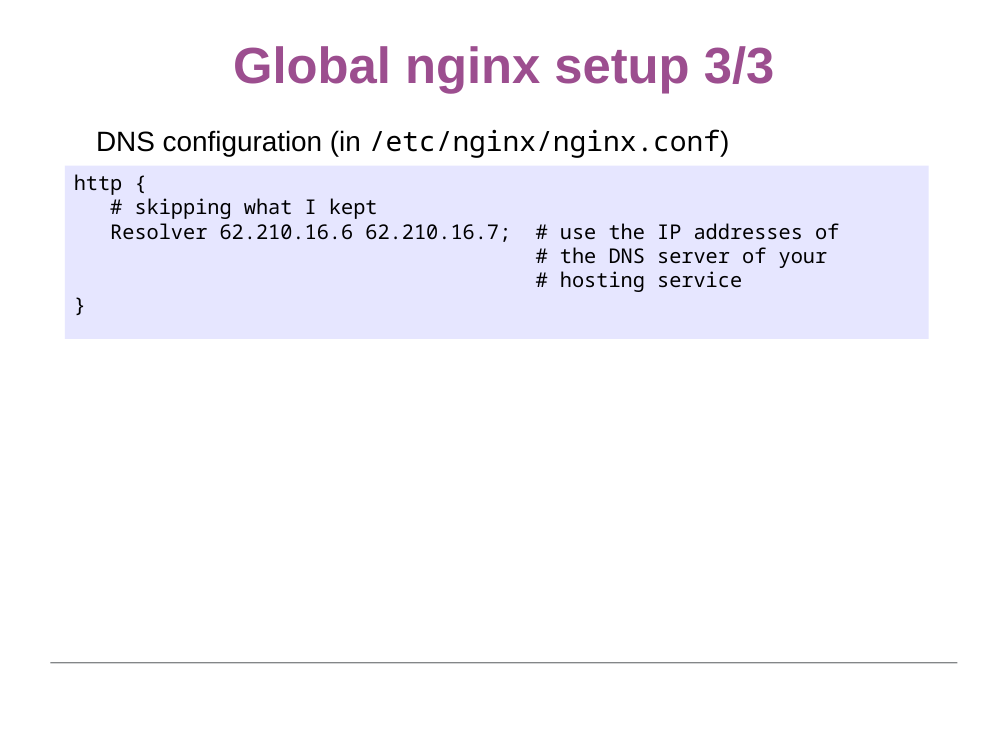
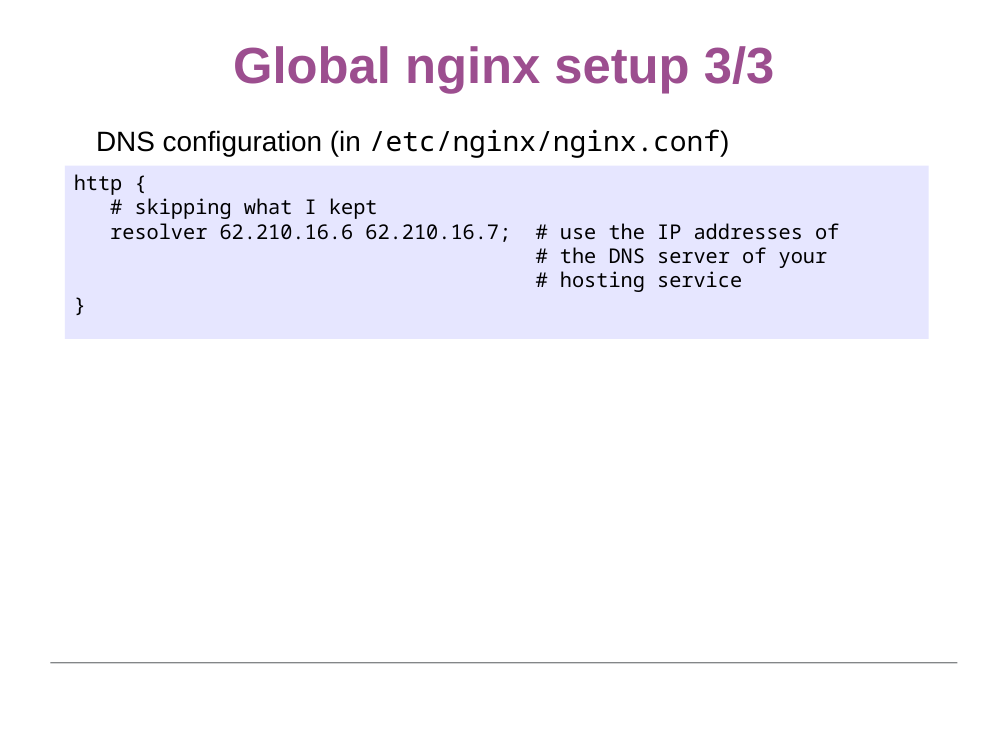
Before and after one commit to gurneyalex/runbotsetup, a slide deck: slide 17 of OCA Days 2020 - Runbot.odp. Drawn at 1008x756 pixels with LibreOffice and Linux fonts; fonts in the diff are those of the drawing; background and template pictures are left out. Boxes give left, top, right and bottom in pixels: in the first picture for what was removed or moved away, otherwise in the second. Text is boxed around its words. In the diff, an @@ line names an element or a change of style, - is before the commit and + after.

Commit message:
update presentation

```diff
--- a/OCA Days 2020 - Runbot.odp
+++ b/OCA Days 2020 - Runbot.odp
@@ text in rectangle at (x1=110, y1=223, x2=839, y2=242): text changed @@
-Resolver 62.210.16.6 62.210.16.7; # use the IP addresses of
+resolver 62.210.16.6 62.210.16.7; # use the IP addresses of
```
Also in this commit, not shown: 1 other slide changed.
